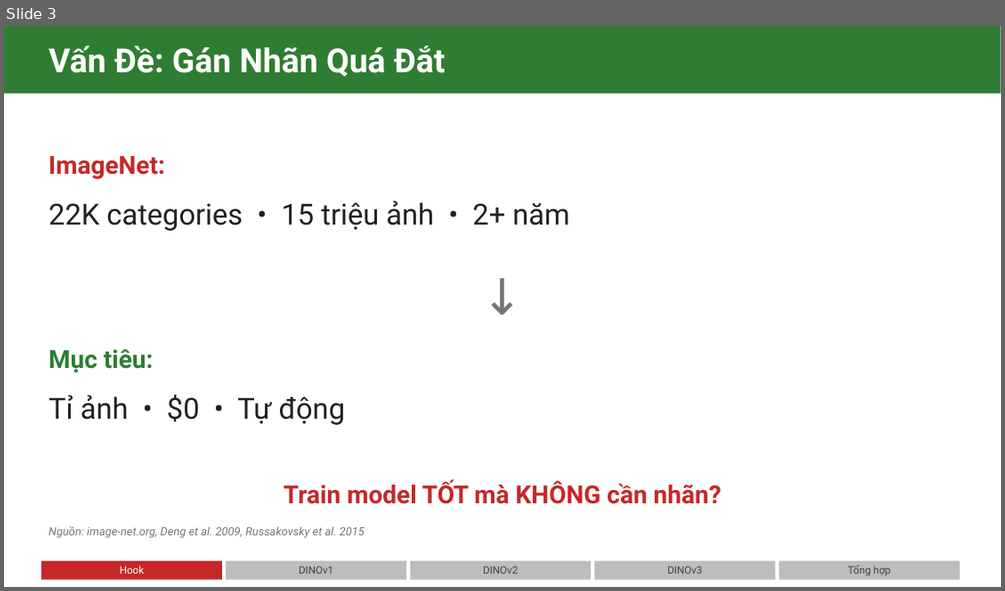
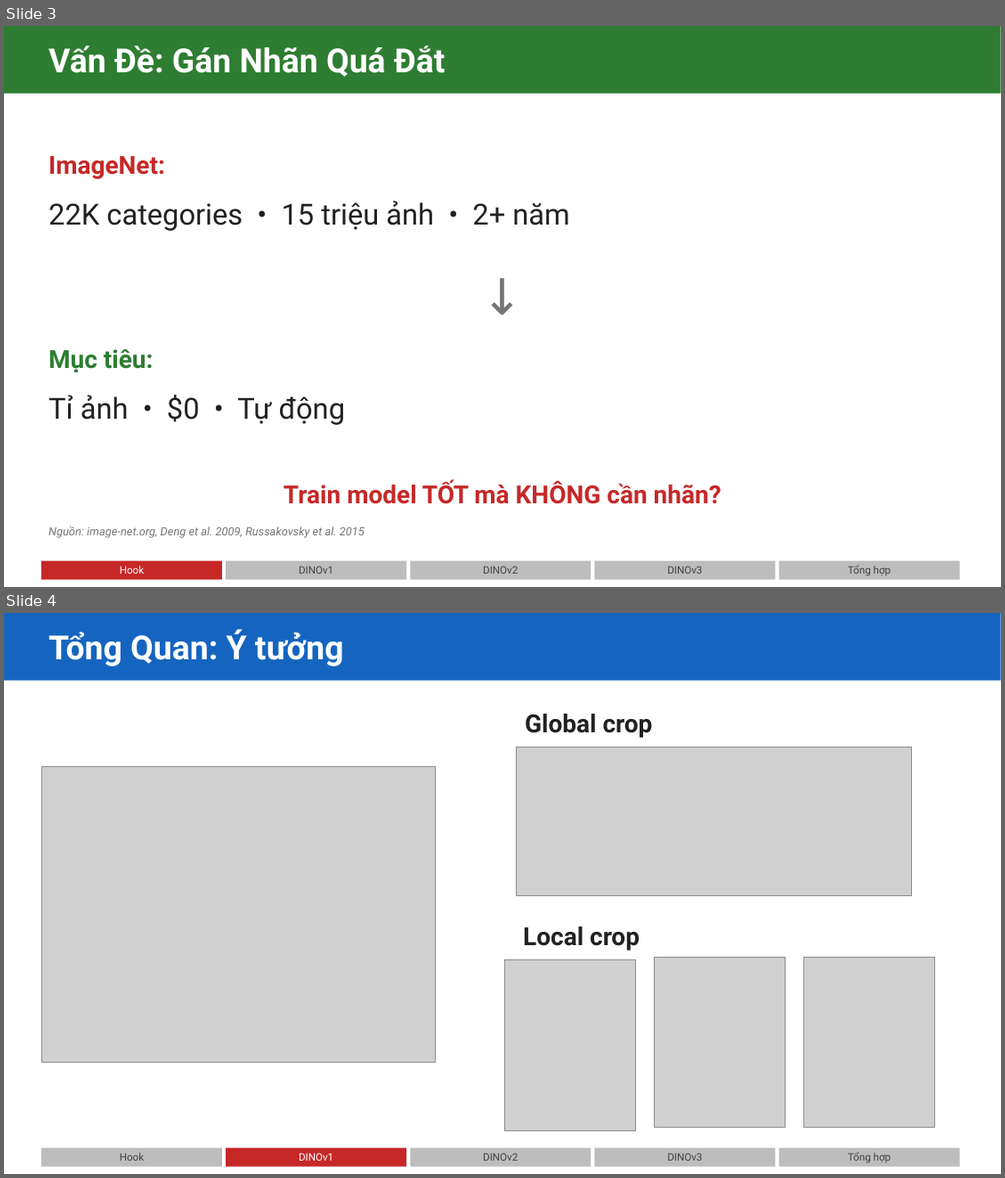
Before and after one commit to nmnhut-it/Dino, a slide deck: DINO_Seminar_v69.1.pptx. Shown one above the other, each under a label of ours: slide 3 before the commit, slides 3 and 4 after it. The pictures are 1005x591 and 1005x1178 pixels, drawn with LibreOffice and Linux fonts; fonts in the diff are those of the drawing; grey boxes stand for pictures. Boxes give left, top, right and bottom in pixels: in the first picture for what was removed or moved away, otherwise in the second. Text is boxed around its words. In the diff, an @@ line names an element or a change of style, - is before the commit and + after.

```diff
--- a/DINO_Seminar_v69.1.pptx
+++ b/DINO_Seminar_v69.1.pptx
@@ slide 4 added at [4, 613, 1001, 1174], background #FFFFFF @@
@@ rectangle added at [4, 613, 1001, 681], fill #1565C0 @@
@@ text added at [48, 629, 344, 666], 32 pt, text #FFFFFF, bold @@
+Tổng Quan: Ý tưởng
@@ text added at [525, 714, 653, 738], 24 pt, text #212121, bold @@
+Global crop
@@ picture added at [41, 766, 436, 1062] @@
@@ picture added at [516, 747, 911, 895] @@
@@ text added at [523, 926, 639, 950], 24 pt, text #212121, bold @@
+Local crop
@@ picture added at [655, 957, 785, 1127] @@
@@ picture added at [804, 957, 935, 1127] @@
@@ picture added at [505, 960, 636, 1130] @@
@@ rectangle added at [41, 1148, 222, 1167], fill #BDBDBD @@
@@ text added at [120, 1152, 144, 1160], 10 pt, text #424242 @@
+Hook
@@ rectangle added at [226, 1148, 407, 1167], fill #C62828 @@
@@ text added at [299, 1152, 333, 1160], 10 pt, text #FFFFFF @@
+DINOv1
@@ rectangle added at [410, 1148, 591, 1167], fill #BDBDBD @@
@@ text added at [483, 1152, 518, 1160], 10 pt, text #424242 @@
+DINOv2
@@ rectangle added at [595, 1148, 776, 1167], fill #BDBDBD @@
@@ text added at [667, 1152, 702, 1160], 10 pt, text #424242 @@
+DINOv3
@@ rectangle added at [778, 1148, 960, 1167], fill #BDBDBD @@
@@ text added at [848, 1151, 891, 1163], 10 pt, text #424242 @@
+Tổng hợp
```
Also in this commit, not shown: 3 slides changed, 2 other slides added, 3 slides removed, 2 other files.
